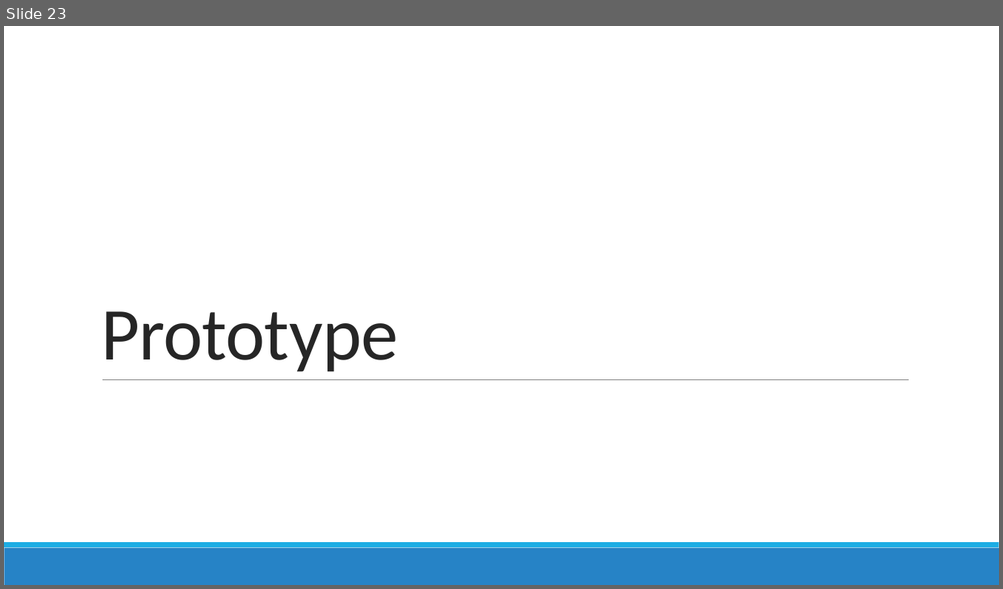
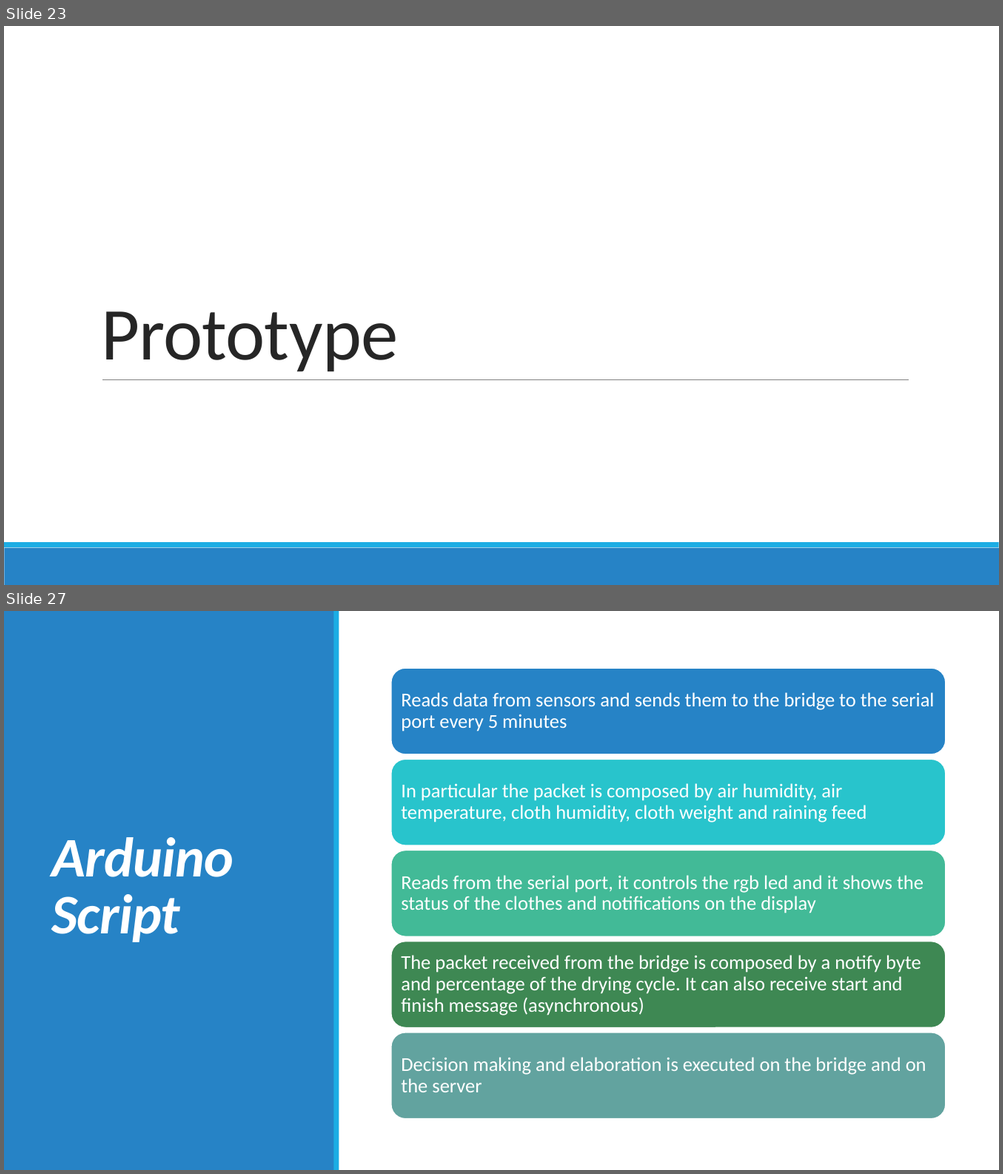
Before and after one commit to sarapeddy/drying-rack-smart, a slide deck: SMART STENDINO.pptx. Shown one above the other, each under a label of ours: slide 23 before the commit, slides 23 and 27 after it; the slides between them are not shown. The pictures are 1003x589 and 1003x1174 pixels, drawn with LibreOffice and Linux fonts; fonts in the diff are those of the drawing. Boxes give left, top, right and bottom in pixels: in the first picture for what was removed or moved away, otherwise in the second. Text is boxed around its words. In the diff, an @@ line names an element or a change of style, - is before the commit and + after.

```diff
--- a/SMART STENDINO.pptx
+++ b/SMART STENDINO.pptx
@@ slide 27 added at bbox=[4, 611, 999, 1170], background #FFFFFF; not listed: 2 template elements that a slide beside it also shows @@
@@ rectangle added at bbox=[4, 611, 335, 1170], fill #2683C6 @@
@@ rectangle added at bbox=[5, 611, 999, 1170], fill #FFFFFF @@
@@ rectangle added at bbox=[334, 611, 339, 1170], fill #1CADE4 @@
@@ title added at bbox=[51, 837, 233, 943], 54 pt, text #FFFFFF, bold, italic @@
+Arduino Script
@@ group added at bbox=[391, 668, 945, 1119]: 5 rounded rectangles, 5 texts @@
+Reads data from sensors and sends them to the bridge to the serial port every 5 minutes
+In particular the packet is composed by air humidity, air temperature, cloth humidity, cloth weight and raining feed
+Reads from the serial port, it controls the rgb led and it shows the status of the clothes and notifications on the display
+The packet received from the bridge is composed by a notify byte and percentage of the drying cycle. It can also receive start and finish message (asynchronous)
+Decision making and elaboration is executed on the bridge and on the server
```
Also in this commit, not shown: 4 slides changed, 10 other slides added, 3 slides removed.
